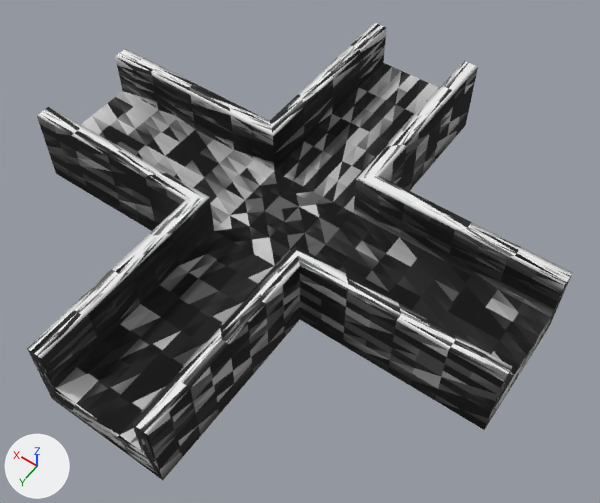
The glTF model resources/shape-0.glb, before and after one commit.
Both versions are drawn from a 50 mm lens placed at (-0.61, 0.804, 1.231), pointed at (-0.053, 0.024, 0.005). Every picture has the same lights, and +X, +Y and +Z are marked at lower left. Where no turn or scale is listed for an object, it has been applied to the vertices. Vertices at the same position are counted once.

The first picture shows 'defaultobject'.
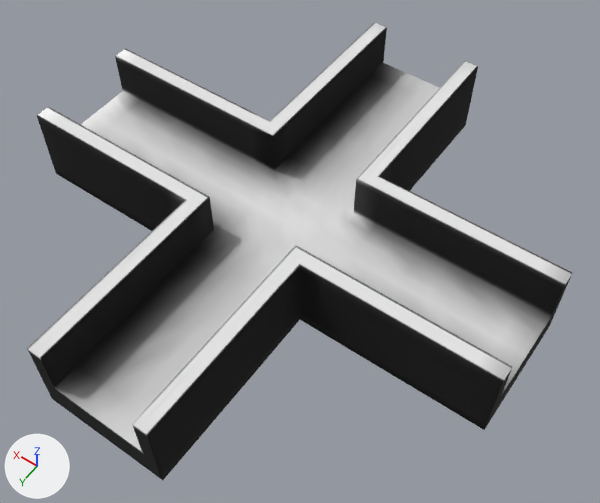
What the commit changed:
me_defaultobject is used by ob_defaultobject; location (0.0, 0.0, 0.0).
me_defaultobject had 738 vertices, 1472 faces and spanned x -0.5..0.5, y -0.5..0.5, z -0.038..0.125.
me_defaultobject now has 2946 vertices, 5888 faces and spans x -0.5..0.5, y -0.5..0.5, z -0.038..0.125.
me_defaultobject part 1: 2208 vertices added at x -0.5..0.5, y -0.5..0.5, z -0.038..0.125.

What differs and where, as boxes (x1, y1, x2, y2) in the pictures (600 x 503 px):
part 1 of me_defaultobject, added
    after: (27, 23, 572, 480)
